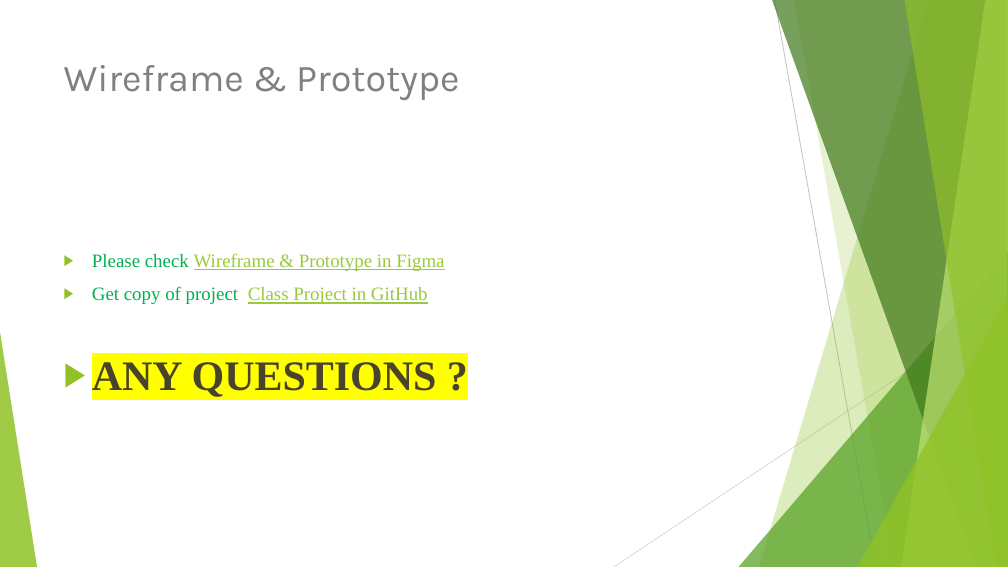
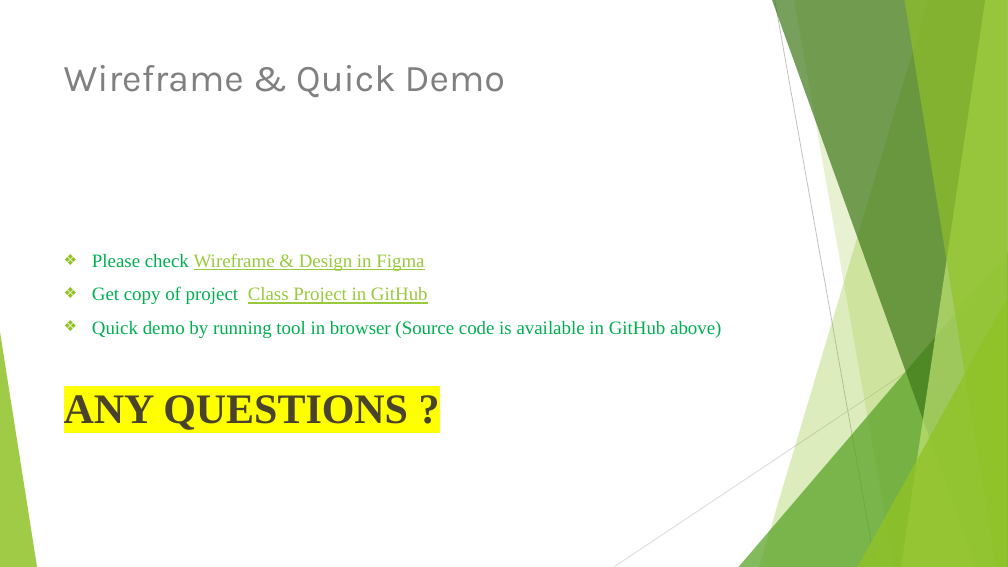
Before and after one commit to subash-s-acharya/UXDesignClass, a slide deck: slide 10 of Presentation/Accessibility For Digital Content & Services.pptx. Drawn at 1008x567 pixels with LibreOffice and Linux fonts; fonts in the diff are those of the drawing. Boxes give left, top, right and bottom in pixels: in the first picture for what was removed or moved away, otherwise in the second. Text is boxed around its words. In the diff, an @@ line names an element or a change of style, - is before the commit and + after.

```diff
--- a/Presentation/Accessibility For Digital Content & Services.pptx
+++ b/Presentation/Accessibility For Digital Content & Services.pptx
@@ title at (64, 65, 505, 97): text changed @@
-Wireframe & Prototype
+Wireframe & Quick Demo
@@ text at (92, 253, 424, 271): text changed @@
-▶ Please check Wireframe & Prototype in Figma
+❖ Please check Wireframe & Design in Figma
@@ text at (64, 286, 428, 430): bullet ▶ to ❖; bullet ▶ to none @@
@@ text at (92, 321, 721, 338): paragraph added @@
+❖ Quick demo by running tool in browser (Source code is available in GitHub above)
```
Also in this commit, not shown: 1 other file.
